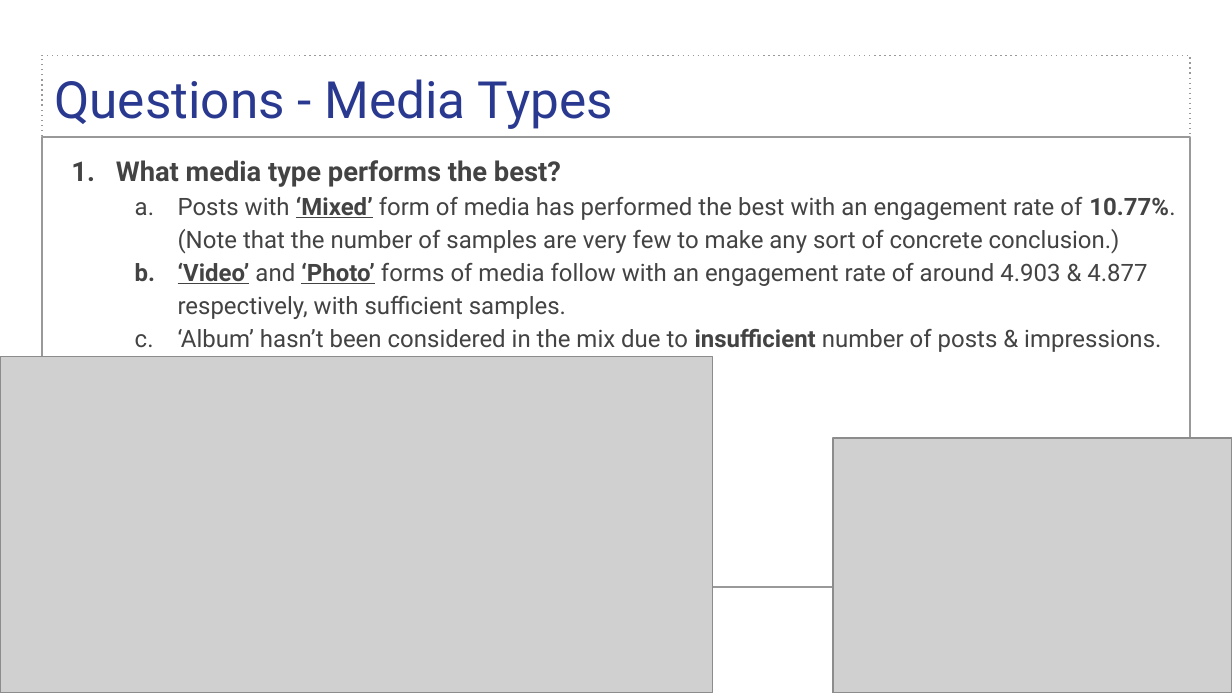
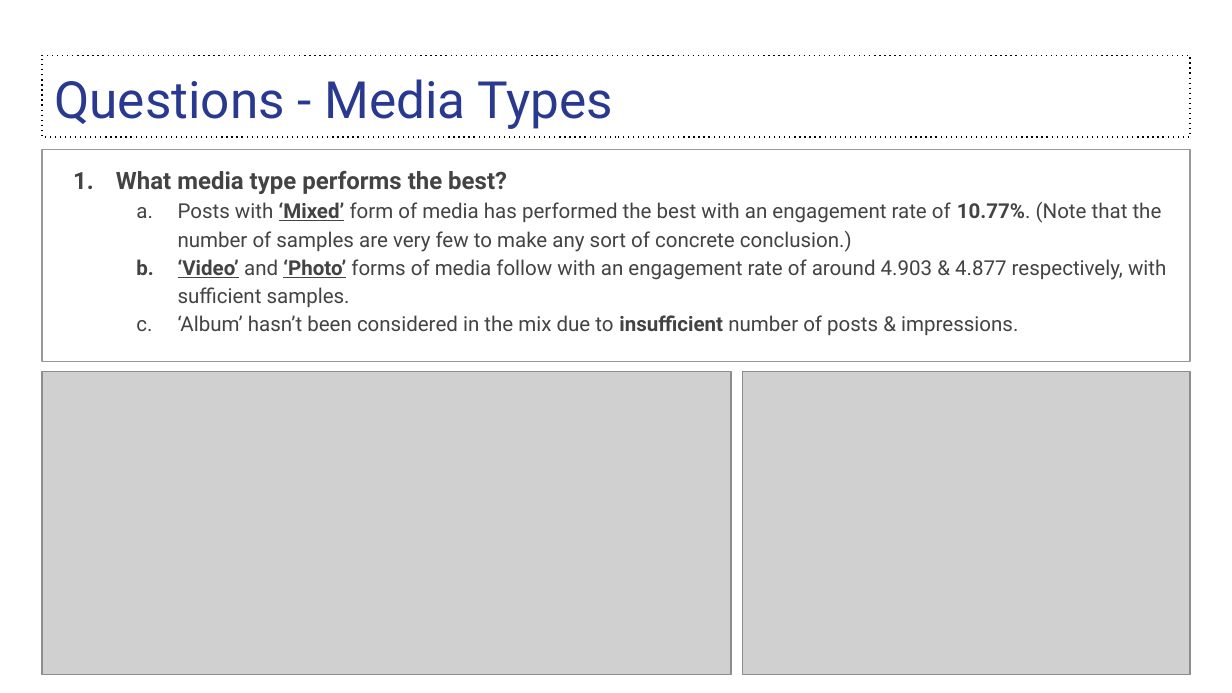
Before and after one commit to sidthakur08/EGxGeniusLeague, a slide deck: slide 9 of DA/EG Data Analysis Assessment .pptx. Drawn at 1232x693 pixels with LibreOffice and Linux fonts; fonts in the diff are those of the drawing; grey boxes stand for pictures. Boxes give left, top, right and bottom in pixels: in the first picture for what was removed or moved away, otherwise in the second. Text is boxed around its words. In the diff, an @@ line names an element or a change of style, - is before the commit and + after.

```diff
--- a/DA/EG Data Analysis Assessment .pptx
+++ b/DA/EG Data Analysis Assessment .pptx
@@ title "Questions - Media Types" at bbox=[42, 55, 1190, 137]: outline #999999 0.75 pt dashed to #000000 0.75 pt dashed @@
@@ text "What media type performs the ...": place and size @@
-text "What media type performs the ..." at bbox=[42, 137, 1190, 586]
+text "What media type performs the ..." at bbox=[42, 149, 1190, 361]
@@ text "What media type performs the ..." at bbox=[42, 149, 1190, 361]: size 16 to 14 pt in "What media type performs the best?"; size 14 to 12 pt; indent changed @@
@@ picture: place and size @@
-picture at bbox=[0, 357, 712, 693]
+picture at bbox=[42, 372, 731, 674]
@@ picture: place and size @@
-picture at bbox=[833, 439, 1232, 693]
+picture at bbox=[743, 372, 1190, 674]
```
Also in this commit, not shown: 9 other slides changed, 2 slides added, 7 other files.
